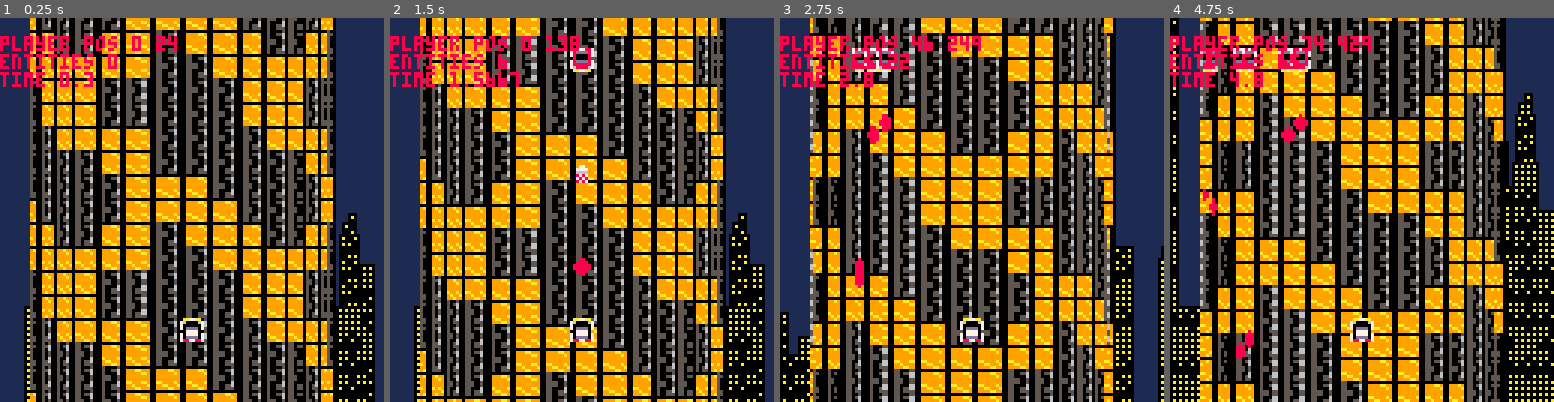
Above: before the commit, frames 1-4 (left to right).
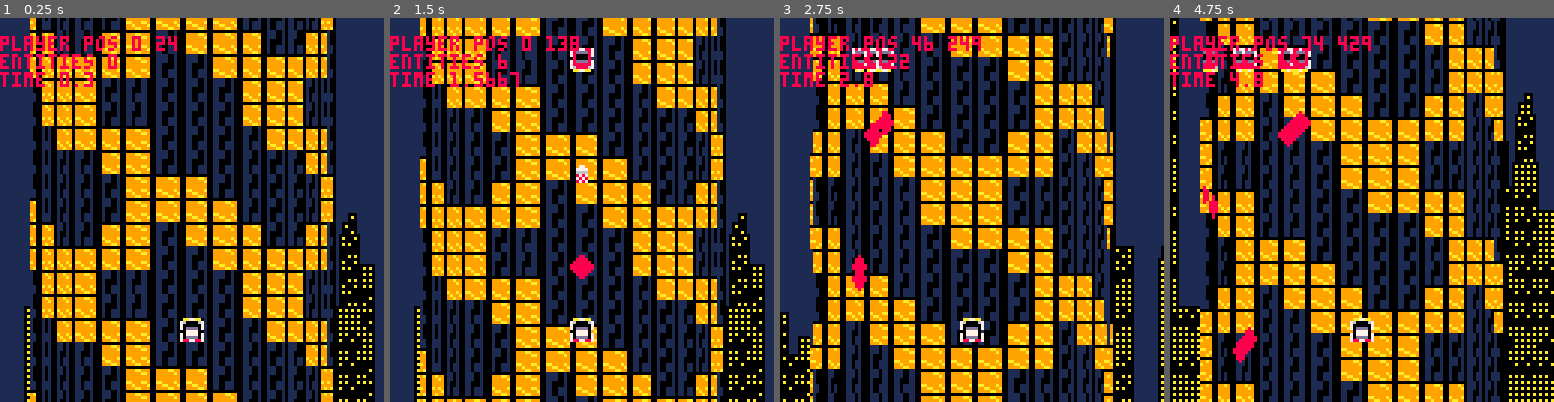
Above: after the commit, the same moments.

Repository: totobono4/microtower
Game: PICO-8 cartridge microtower.p8
The game is run twice, just before and just after one commit, with the same random seed, the same clock (stepped at 60 frames per second) and the same inputs.
Inputs:
- Up to frame 1 (0.25 s): no input
- Up to frame 2 (1.5 s): tap X (X key) at 0.33, 1.07 s; tap O (Z key) at 0.7 s
- Up to frame 3 (2.75 s): hold Right 1.6-2.1 s; tap O (Z key) at 1.7, 2.1, 2.5 s; tap X (X key) at 1.85 s; hold Right from 2.47 s (still down)
- Up to frame 4 (4.75 s): tap O (Z key) every 0.4 s from 2.9 to 4.5 s; tap X (X key) at 2.97, 4.08 s; release Right at 3.03 s; hold Left 3.08-3.58 s; hold Right 4.02-4.68 s

The runs differ from the first frame. In frame 1, 23% of the frame differs, in the area x 7-87%, y 0-100%; in frame 2, 22%; in frame 3, 23%, in the area x 7-86%, y 0-100%; in frame 4, 23%.

Commit message:
tower and bullet sprite update

Diff:
--- a/microtower.p8
+++ b/microtower.p8
@@ -392,14 +392,14 @@
 0080080070777707f9a78a9f76855867788888870000000000000000000000000000000000000000000000000000000000000000000000000000000000000000
 0000000070dddd07aa9aa9aa76655667768888670000000000000000000000000000000000000000000000000000000000000000000000000000000000000000
 0000000078877887faf99faff778877ffaa77aaf0000000000000000000000000000000000000000000000000000000000000000000000000000000000000000
-11111111ffffffffffffffff1cccccc1000000000000000000000000000000000000000000000000000000000000000000000000000000000000000000000000
-11111111fff77ffffff88fffcc1111cc000000000000000000000000000000000000000000000000000000000000000000000000000000000000000000000000
-11111111ff7777ffff8888ffc1c11c1c000000000000000000000000000000000000000000000000000000000000000000000000000000000000000000000000
-11111111ff6666fff888888fc11cc11c000000000000000000000000000000000000000000000000000000000000000000000000000000000000000000000000
-11111111ff8787fff888888fc11cc11c000000000000000000000000000000000000000000000000000000000000000000000000000000000000000000000000
-11111111ff7878ffff8888ffc1c11c1c000000000000000000000000000000000000000000000000000000000000000000000000000000000000000000000000
-11111111ff8787fffff88fffcc1111cc000000000000000000000000000000000000000000000000000000000000000000000000000000000000000000000000
-11111111ff9999ffffffffff1cccccc1000000000000000000000000000000000000000000000000000000000000000000000000000000000000000000000000
+11111111fffffffffff88fff1cccccc1000000000000000000000000000000000000000000000000000000000000000000000000000000000000000000000000
+11111111fff77fffff8888ffcc1111cc000000000000000000000000000000000000000000000000000000000000000000000000000000000000000000000000
+11111111ff7777fff888888fc1c11c1c000000000000000000000000000000000000000000000000000000000000000000000000000000000000000000000000
+11111111ff6666ff88888888c11cc11c000000000000000000000000000000000000000000000000000000000000000000000000000000000000000000000000
+11111111ff8787ff88888888c11cc11c000000000000000000000000000000000000000000000000000000000000000000000000000000000000000000000000
+11111111ff7878fff888888fc1c11c1c000000000000000000000000000000000000000000000000000000000000000000000000000000000000000000000000
+11111111ff8787ffff8888ffcc1111cc000000000000000000000000000000000000000000000000000000000000000000000000000000000000000000000000
+11111111ff9999fffff88fff1cccccc1000000000000000000000000000000000000000000000000000000000000000000000000000000000000000000000000
 11111111111111111111111111111111111111111111111111111111111111111111111100000000000000000000000000000000000000000000000000000000
 111111111111000111111111111100011111111111111111111111111111111111111111000000000000000000000000000000000000000000000000099a9900
 1111111111110a011111111111110a0100000000000000000000011100000111011111110000000000000000000000000000000000000000000000000999a900
@@ -408,14 +408,14 @@
 10a0a0a0110a0a0110a000a0110a00010a0a0a0a00000a000a0a0111000a0111011111110000000000000000000000000000000000000000000000000a99a900
 10000000110000011000000011000001000000000000000000000111000001110111111100000000000000000000000000000000000000000000000009a99a00
 10a0a0a0110a0a011000a0a011000a010a0a0a0a0a00000a0a0a01110a00011101111111000000000000000000000000000000000000000000000000099a9900
-10000000110000011000000011000001000000000000000000000111000001110111111100000000000000000000000000000000000000000000000005005000
-10a0a0a0110a0a0110a000a0110a00010a0a0a0a0a0a000a0a0a01110a0a01110111111100000000000000000000000000000000000000000000000005056000
-10000000110000011000000011000001000000000000000000000111000001110111111100000000000000000000000000000000000000000000000005006000
-10a0a0a0110a0a0110a0a000110a00010a0a0a0a0a000a000a0a0111000001110111111100000000000000000000000000000000000000000000000005505000
-10000000110000011000000011000001000000000000000000000111000001110111111100000000000000000000000000000000000000000000000005505000
-10a0a0a0110a0a011000000011000a010a0a0a0a000000000a0a0111000a01110111111100000000000000000000000000000000000000000000000005006000
-10000000110000011000000011000001000000000000000000000111000001110111111100000000000000000000000000000000000000000000000005056000
-10a0a0a0110a0a011000a0a0110a00010a0a0a0a0a0a000a0a0a01110a0001110111111100000000000000000000000000000000000000000000000005055000
+10000000110000011000000011000001000000000000000000000111000001110111111100000000000000000000000000000000000000000000000001101000
+10a0a0a0110a0a0110a000a0110a00010a0a0a0a0a0a000a0a0a01110a0a01110111111100000000000000000000000000000000000000000000000001101000
+10000000110000011000000011000001000000000000000000000111000001110111111100000000000000000000000000000000000000000000000001101000
+10a0a0a0110a0a0110a0a000110a00010a0a0a0a0a000a000a0a0111000001110111111100000000000000000000000000000000000000000000000001001000
+10000000110000011000000011000001000000000000000000000111000001110111111100000000000000000000000000000000000000000000000001001000
+10a0a0a0110a0a011000000011000a010a0a0a0a000000000a0a0111000a01110111111100000000000000000000000000000000000000000000000001011000
+10000000110000011000000011000001000000000000000000000111000001110111111100000000000000000000000000000000000000000000000001011000
+10a0a0a0110a0a011000a0a0110a00010a0a0a0a0a0a000a0a0a01110a0001110111111100000000000000000000000000000000000000000000000001011000
 __map__
 1010101010101010101010101010101010101010223435381010101010101010040404040404040400000000000000000000000000000000000000000000000000000000000000000000000000000000000000000000000000000000000000000000000000000000000000000000000000000000000000000000000000000000
 1010101010101010101010101010101010101010343434381010101010101010040404040404040400000000000000000000000000000000000000000000000000000000000000000000000000000000000000000000000000000000000000000000000000000000000000000000000000000000000000000000000000000000
